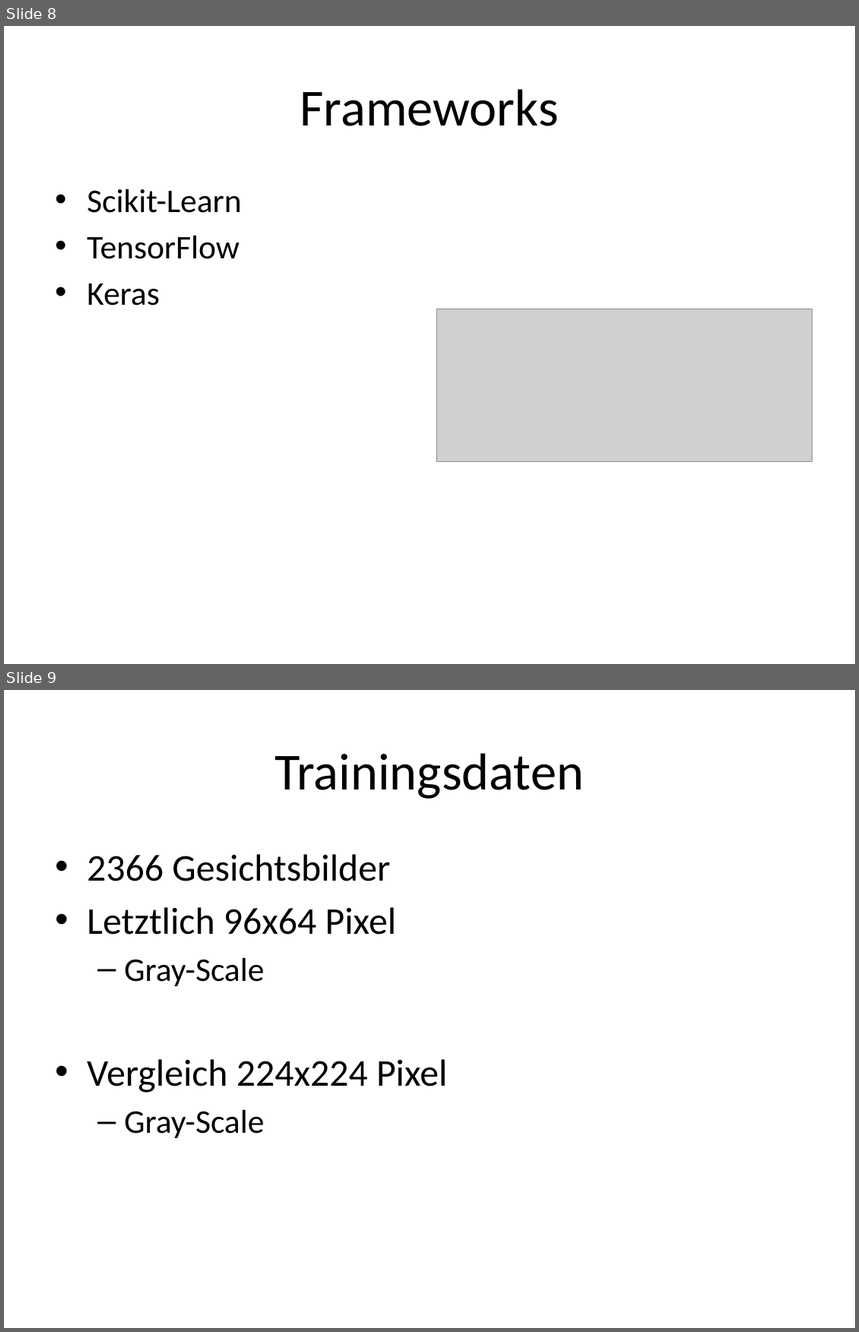
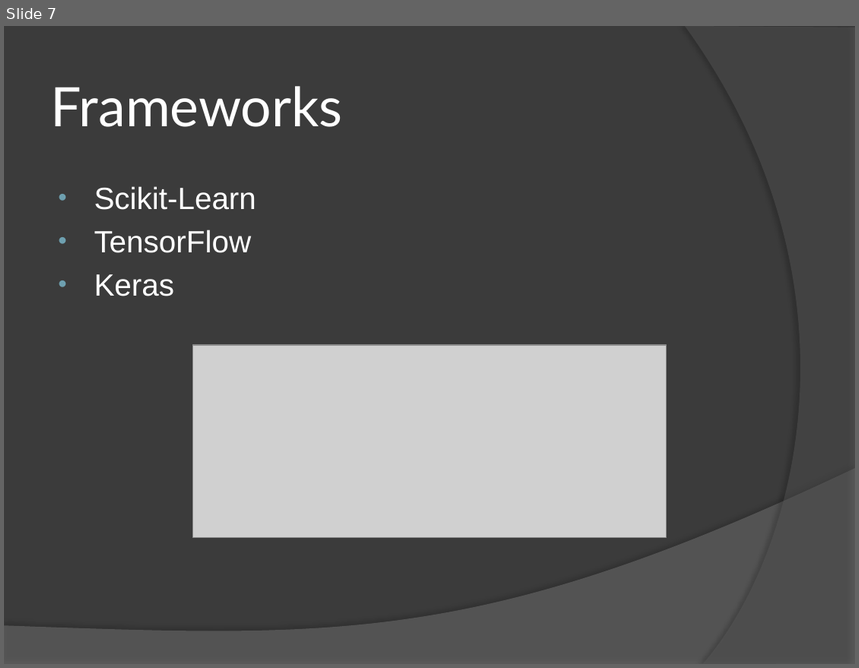
Before and after one commit to schroedingerskatze42/project, a slide deck: documentation/presentation/Image Deobfuscation.pptx. Shown one above the other, each under a label of ours: slides 8 and 9 before the commit, slide 7 after it. The pictures are 859x1332 and 859x668 pixels, drawn with LibreOffice and Linux fonts; fonts in the diff are those of the drawing; grey boxes stand for pictures. Boxes give left, top, right and bottom in pixels: in the first picture for what was removed or moved away, otherwise in the second. Text is boxed around its words. In the diff, an @@ line names an element or a change of style, - is before the commit and + after.

```diff
--- a/documentation/presentation/Image Deobfuscation.pptx
+++ b/documentation/presentation/Image Deobfuscation.pptx
@@ slide 9 removed at bbox=[4, 690, 855, 1328], background #FFFFFF @@
@@ title removed at bbox=[275, 753, 584, 799] @@
-Trainingsdaten
@@ text removed at bbox=[87, 854, 448, 1138] @@
-• 2366 Gesichtsbilder
-• Letztlich 96x64 Pixel
-  – Gray-Scale
-• Vergleich 224x224 Pixel
-  – Gray-Scale
@@ what was slide 8 is now slide 7 @@
@@ slide 7 changed as well @@
@@ background #FFFFFF to #3B3B3B @@
@@ freeform shape added at bbox=[685, 26, 855, 664], fill #5E5E5E at 40% opacity @@
@@ title "Frameworks" at bbox=[51, 86, 343, 127]: size 44 to 46 pt, font Calibri to Lato, text colour #000000 to #FFFFFF; alignment centre to left @@
@@ text "Scikit-Learn" at bbox=[94, 186, 256, 297]: size 28 to 26 pt, font Calibri to Arial, text colour #000000 to #FFFFFF; indent changed @@
@@ picture: place and size @@
-picture at bbox=[436, 309, 813, 463]
+picture at bbox=[193, 345, 666, 537]
@@ freeform shape added at bbox=[4, 468, 855, 664], fill #7F7F7F at 45% opacity @@
```
Also in this commit, not shown: 5 other slides changed, 10 slides added, 6 other slides removed, 14 other files.
